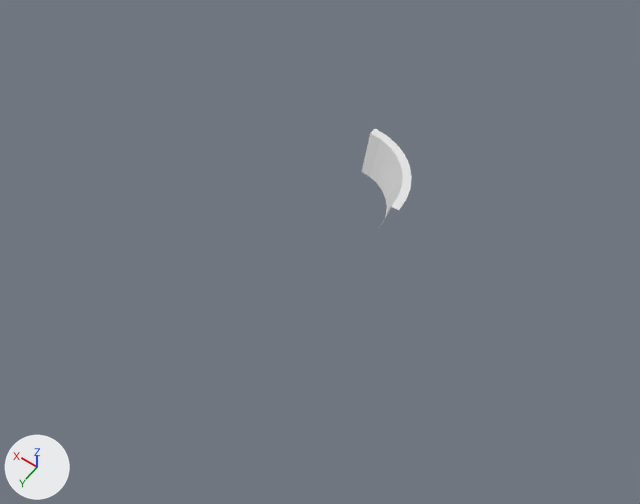
An edit to the Blender file pool/pool.blend, drawn before and after from the same camera.
Before and after are seen from a camera (50 mm lens) standing at (-10.97, 15.92, 22.23) and looking at (-0.65, 1.47, -0.47). Every picture has the same lights, and +X, +Y and +Z are marked at lower left.
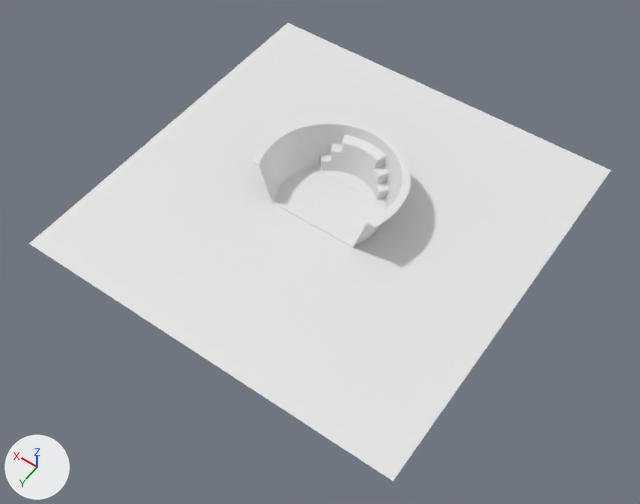
Commit message: pool 3

Boxes [x1, y1, x2, y2] around the edits, measured in the pictures (640 x 504 px):
'Plane', added
    after: [29, 23, 611, 481]
'Circle.001', added
    after: [252, 126, 410, 247]
'Circle', reshaped, moved (139% wider, 12% shorter)
    before: [362, 129, 412, 230]
    after: [290, 118, 411, 207]
part 1 of me_circle, built on
    before: [362, 136, 412, 230]
    after: [290, 118, 411, 207]

Edits to the bpy script that builds the scene:
```text
Change me_circle:
    used by ob_circle; location = (0.0, 0.0, 0.0); scale = (3.09, 3.09, 3.09)
    remove me_circle.from_pydata(...)  # 54 vertices, 40 faces; spans x -0.835..0.0, y -0.835..0.0, z 0.0..0.485
    add me_circle.from_pydata(...)  # 592 vertices, 544 faces; spans x -0.766..0.766, y -0.835..-0.328, z -0.019..0.485
    me_circle part 1: 45 vertices removed from x -0.835..0.0, y -0.772..0.0, z 0.0..0.485; 583 vertices added at x -0.766..0.766, y -0.827..-0.328, z -0.019..0.485
    me_circle part 2: the surface is now shaded smooth
Add me_circle_001:
    me_circle_001.from_pydata(...)  # 403 vertices, 360 faces; spans x -0.84..0.84, y -0.33..0.33, z -0.02..0.49
    me_circle_001.polygons.foreach_set('use_smooth', [True] * 360)
Add me_plane:
    me_plane.from_pydata([(-0.5, -0.5, 0.0), (0.5, -0.5, 0.0), (-0.5, 0.5, 0.0), (0.5, 0.5, 0.0)], [], [(0, 1, 3, 2)])
Change ob_circle:
    ob_circle.location: (0.0, 0.0, 0.0) -> (0.0, 0.0, 0.04)
Add ob_circle_001:
    ob_circle_001 = bpy.data.objects.new('Circle.001', me_circle_001)
    ob_circle_001.location = (0.0, 0.0, 0.04)
    ob_circle_001.scale = (3.09, 3.09, 3.09)
    _m = ob_circle_001.modifiers.new('Solidify', 'SOLIDIFY')
    _m.thickness = 0.005
    _m.nonmanifold_thickness_mode = 'FIXED'
    _m.nonmanifold_merge_threshold = 0.0003
    _m = ob_circle_001.modifiers.new('Subsurf', 'SUBSURF')
    _m.levels = 3
    _m.render_levels = 3
Add ob_plane:
    ob_plane = bpy.data.objects.new('Plane', me_plane)
    ob_plane.location = (0.0, 0.0, 0.0)
    ob_plane.scale = (13.8, 13.8, 13.8)
```
